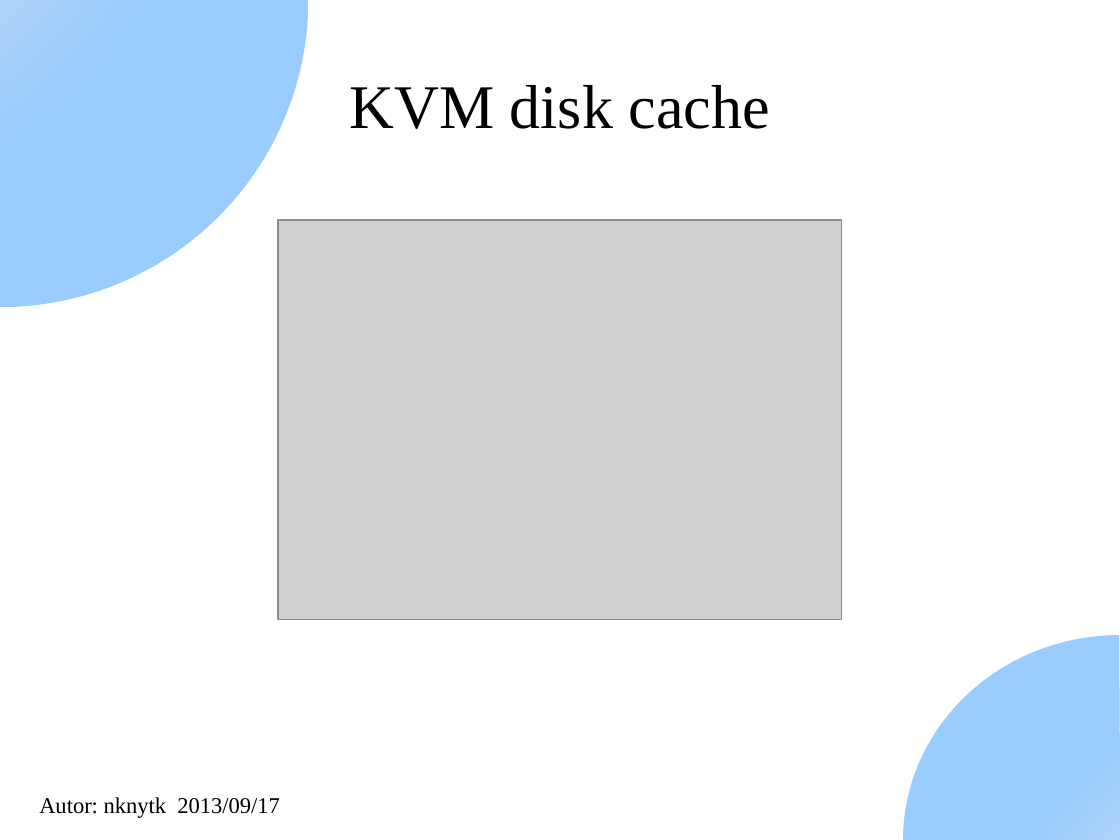
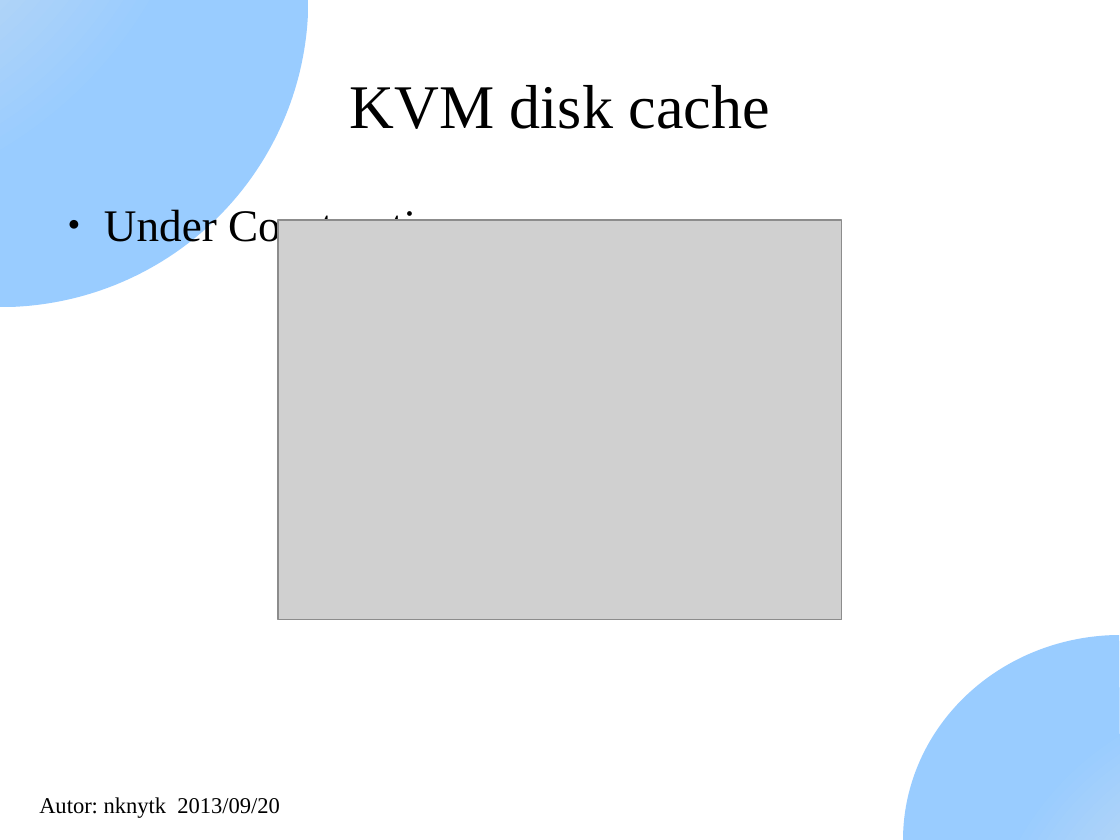
Before and after one commit to nknytk/disk-performance-xen-kvm, a slide deck: slide 14 of DiskPerformanceXenAndKvm.odp (slide 13 before the commit). Drawn at 1120x840 pixels with LibreOffice and Linux fonts; fonts in the diff are those of the drawing; grey boxes stand for pictures. Boxes give left, top, right and bottom in pixels: in the first picture for what was removed or moved away, otherwise in the second. Text is boxed around its words. In the diff, an @@ line names an element or a change of style, - is before the commit and + after.

```diff
--- a/DiskPerformanceXenAndKvm.odp
+++ b/DiskPerformanceXenAndKvm.odp
@@ text added at box(104, 206, 461, 250), 32 pt, text #000000 @@
+● Under Construction
@@ text at box(39, 797, 280, 818): text changed @@
-Autor: nknytk 2013/09/17
+Autor: nknytk 2013/09/20
```
Also in this commit, not shown: 50 other slides changed, 1 slide added.
